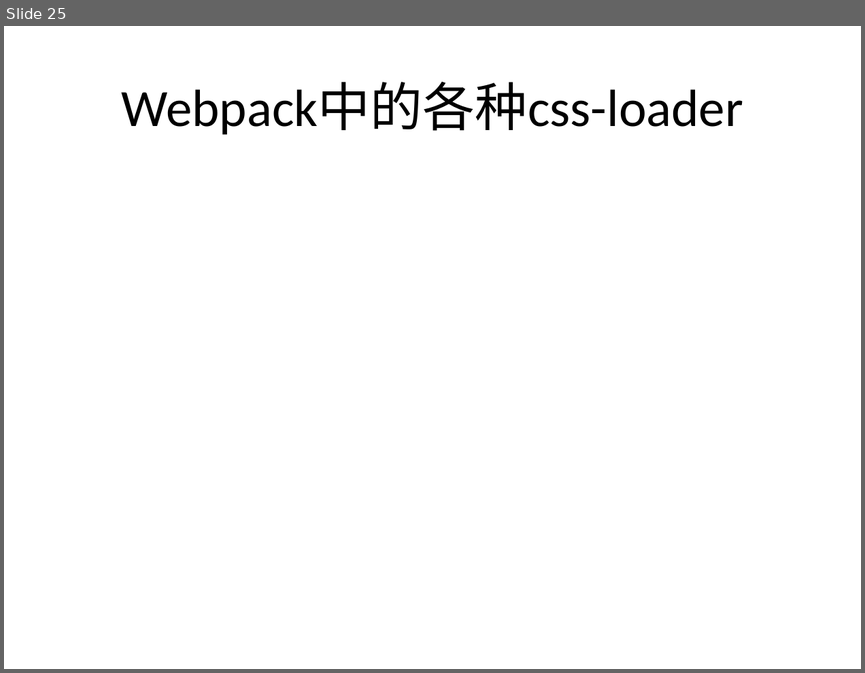
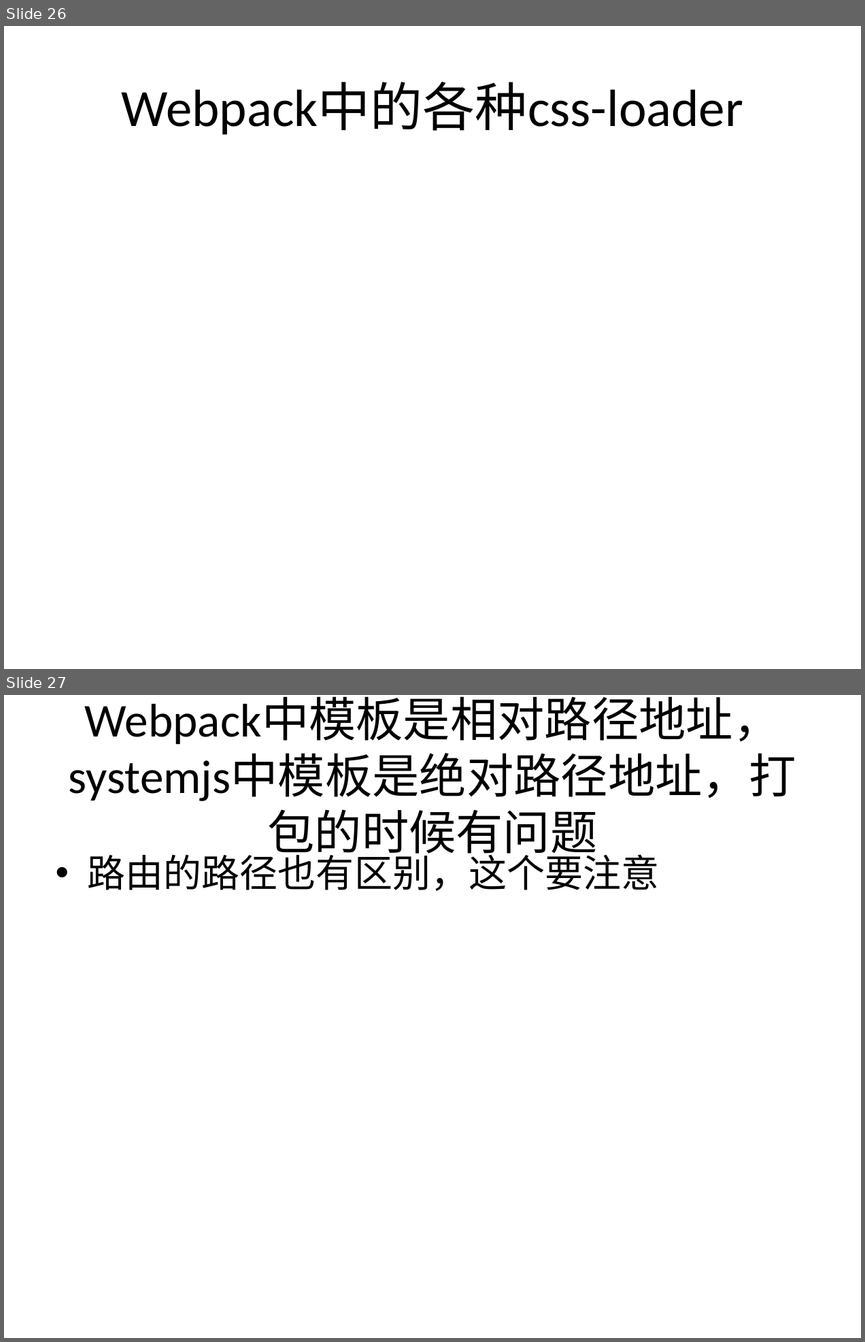
Before and after one commit to jasonLiu001/ng-study-ppt-files, a slide deck: files/Angular2.pptx. Shown one above the other, each under a label of ours: slide 25 before the commit, slides 26 and 27 after it. The pictures are 865x673 and 865x1342 pixels, drawn with LibreOffice and Linux fonts; fonts in the diff are those of the drawing. Boxes give left, top, right and bottom in pixels: in the first picture for what was removed or moved away, otherwise in the second. Text is boxed around its words. In the diff, an @@ line names an element or a change of style, - is before the commit and + after.

```diff
--- a/files/Angular2.pptx
+++ b/files/Angular2.pptx
@@ slide 27 added at (4, 695, 861, 1338), background #FFFFFF @@
@@ title added at (69, 697, 797, 861), 39.6 pt, text #000000 @@
+Webpack中模板是相对路径地址，systemjs中模板是绝对路径地址，打包的时候有问题
@@ text added at (88, 849, 659, 891), 32 pt, text #000000 @@
+• 路由的路径也有区别，这个要注意
@@ what was slide 25 is now slide 26 @@
```
Also in this commit, not shown: 30 other slides changed, 10 other slides added.
